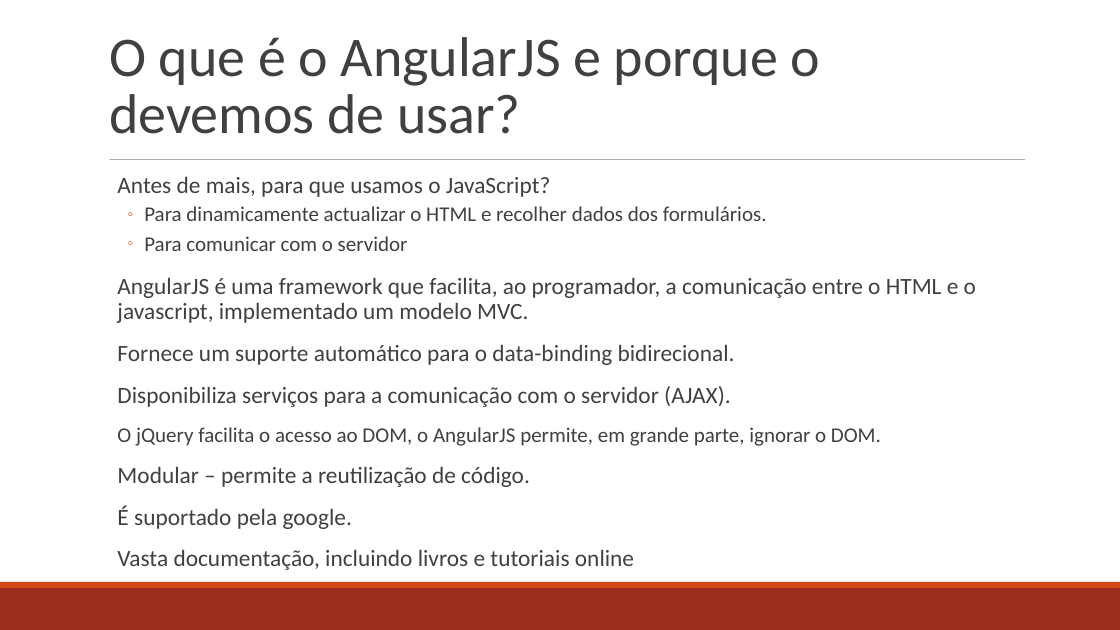
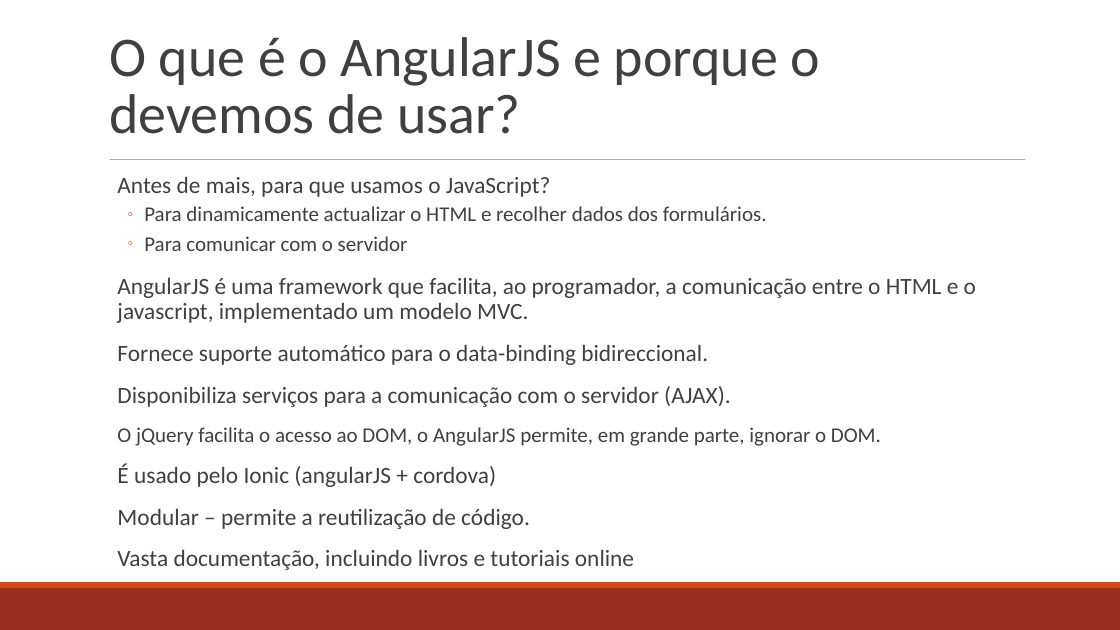
Before and after one commit to jvverde/demo-angular, a slide deck: slide 3 of docs/AngularJS.odp (slide 4 before the commit). Drawn at 1120x630 pixels with LibreOffice and Linux fonts; fonts in the diff are those of the drawing. Boxes give left, top, right and bottom in pixels: in the first picture for what was removed or moved away, otherwise in the second. Text is boxed around its words. In the diff, an @@ line names an element or a change of style, - is before the commit and + after.

```diff
--- a/docs/AngularJS.odp
+++ b/docs/AngularJS.odp
@@ text at bbox=[117, 345, 708, 365]: text changed @@
-  Fornece um suporte automático para o data-binding bidirecional.
+  Fornece suporte automático para o data-binding bidireccional.
@@ text at bbox=[117, 463, 496, 487]: paragraph added @@
+  É usado pelo Ionic (angularJS + cordova)
@@ text at bbox=[117, 505, 352, 529]: paragraph removed @@
-  É suportado pela google.
```
Also in this commit, not shown: 5 other slides changed, 2 slides added, 1 slide removed.
